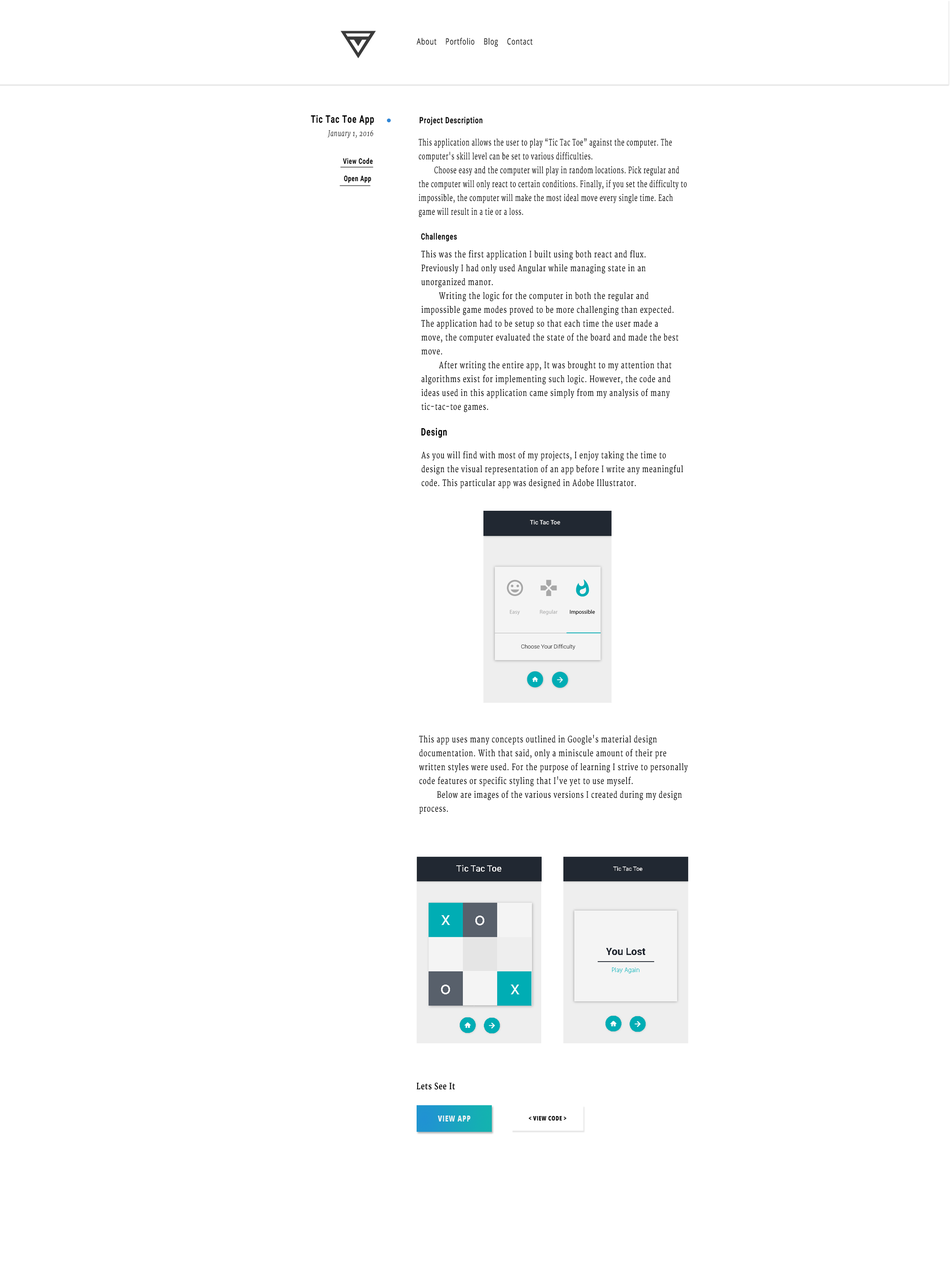
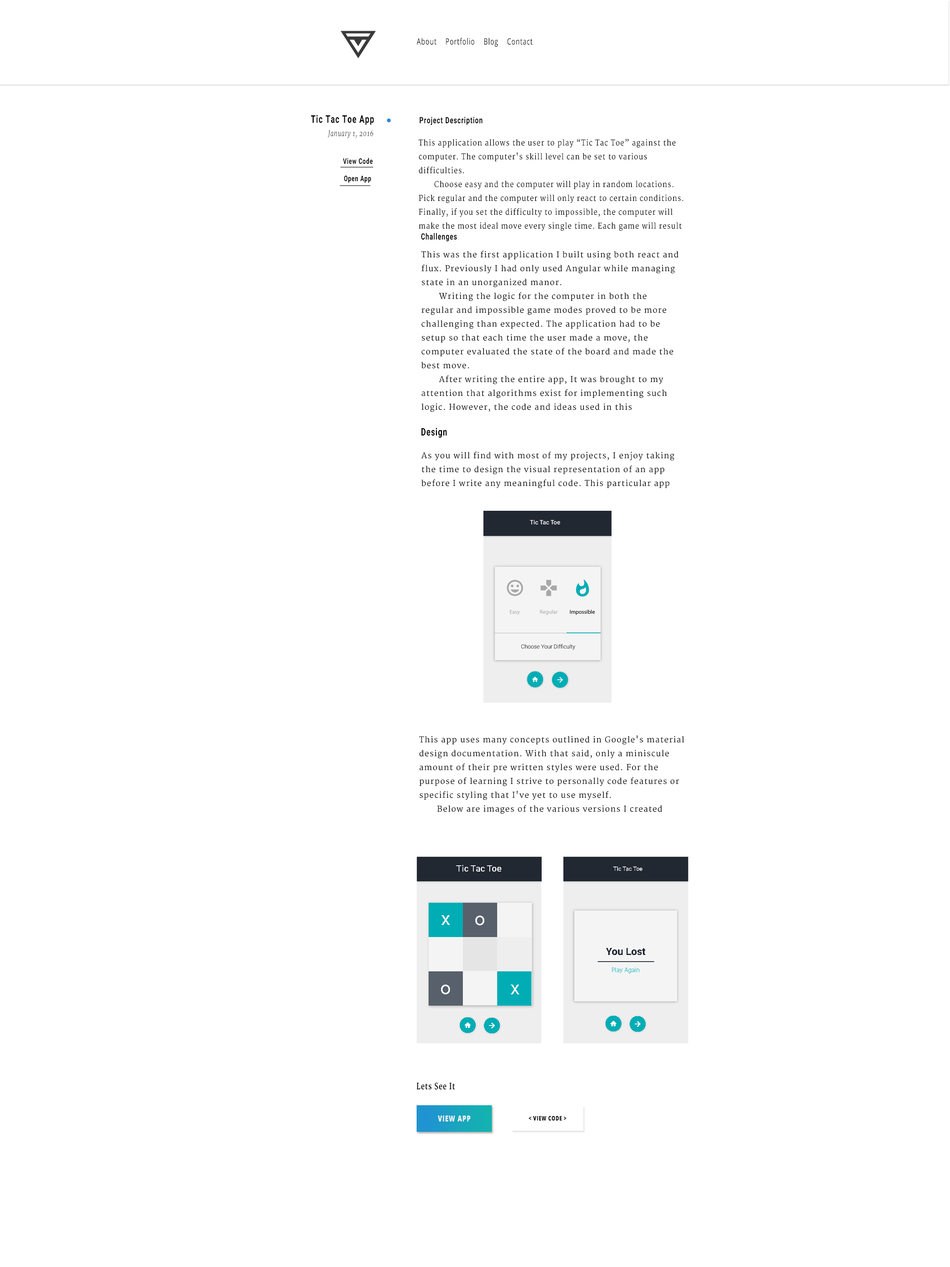
Before/after of a 950px x 1267px layered artwork. What changed in the layer stack:
painted on "Shape 7", masked it over [340, 166, 374, 168]
painted on "Shape 6", masked it over [339, 185, 371, 187]
painted on "Shape 1", masked it over [416, 37, 533, 48]
painted on "Shape 4", masked it over [386, 118, 391, 123]
painted on "This app uses many concepts outlined in Google's material desig" over [419, 734, 688, 814]
painted on "As you will find with most of my projects, I enjoy taking the t" over [421, 450, 684, 489]
painted on "This was the first application I built using both react and flu" over [421, 249, 679, 413]
painted on "This application allows the user to play “Tic Tac Toe” against" over [418, 138, 687, 232]
painted on "Shape 8", masked it over [528, 1115, 567, 1121]
